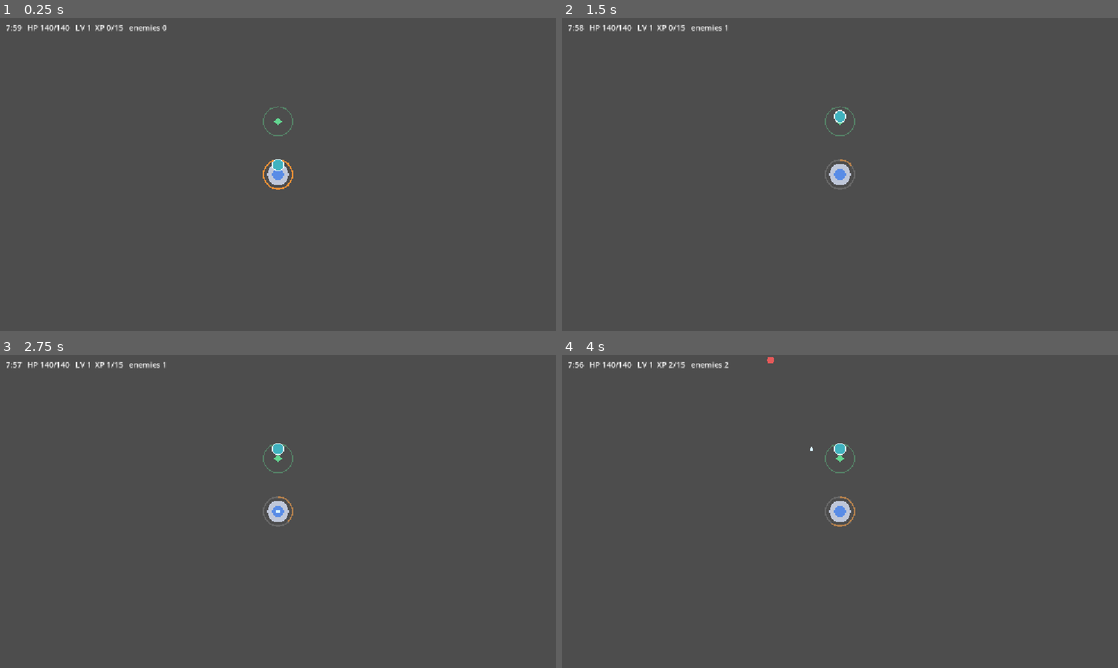
Above: before the commit, frames 1-4 (two rows, left to right).
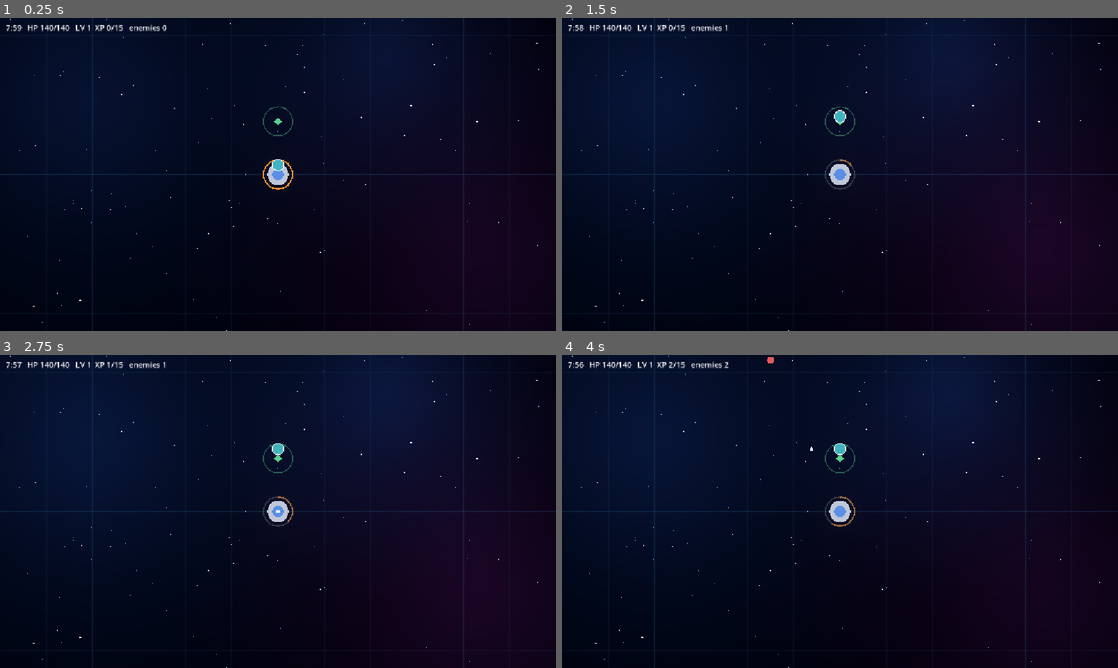
Above: after the commit, the same moments.

Repository: tapiokdev/squadron-concept-game
Game: Godot game, scene res://main.tscn
Same seed, same stepped clock (60 frames per second), same inputs: the game is played once before the commit and once after it.
Inputs (mouse positions are in pixels of both pictures, inside the frame that each line leads up to):
- Up to frame 1 (0.25 s): no input
- Up to frame 2 (1.5 s): tap Enter at 0.5 s; move the mouse to (962, 158) at 0.52 s; click (962, 158) at 0.67 s; drag from (728, 190) to (812, 237) at 1.27 s
- Up to frame 3 (2.75 s): move the mouse to (333, 442) at 2.02 s; click (333, 442) at 2.17 s
- Up to frame 4 (4 s): tap Space at 2.75 s; drag from (812, 574) to (673, 464) at 2.77 s; tap Enter at 3.5 s; move the mouse to (1006, 558) at 3.52 s; click (1006, 558) at 3.67 s

The runs differ from the first frame. In frame 1, 100% of the frame differs, in the area x 0-100%, y 0-100%; in frame 2, 100%; in frame 3, 100%; in frame 4, 100%.

Commit message:
Neon foundation: palette, HDR glow, space backdrop
Phase 6 art pass, chunk 1. No sprites in this project, so the palette is
the art direction: one Palette script every _draw() pulls from, with a
single colour rule (cool blues are yours, warm/magenta is hostile).

Glow is real bloom rather than faked layers — hdr_2d plus a
WorldEnvironment whose background mode is Canvas, so the 2D canvas feeds
the post-process chain. Verified working in the GL Compatibility
renderer. Palette.hot() pushes a colour past the 1.0 bloom threshold.

SpaceBackdrop replaces the flat grey clear colour: nebula wash, seeded
starfield, faint navigation grid anchored on the tower. Kept cheap for
the web budget — stars and grid bake into one draw_multiline per layer,
and the nebula is one gradient texture drawn three times (stacked discs
banded visibly).

Co-Authored-By: Claude Opus 5 <noreply@anthropic.com>

Diff:
--- /dev/null
+++ b/data/fx/neon_env.tres
@@ -0,0 +1,28 @@
+[gd_resource type="Environment" format=3]
+
+; Bloom pass that turns every HDR colour in the game into neon. Background
+; mode is Canvas so the 2D canvas feeds the post-process chain — with any
+; other mode the glow would only see (empty) 3D geometry. Requires
+; rendering/viewport/hdr_2d so Palette.hot() colours can exceed 1.0.
+
+[resource]
+background_mode = 3
+ambient_light_source = 0
+tonemap_mode = 0
+glow_enabled = true
+glow_normalized = false
+glow_intensity = 1.1
+glow_strength = 1.0
+glow_mix = 0.05
+glow_bloom = 0.05
+glow_blend_mode = 1
+glow_hdr_threshold = 1.0
+glow_hdr_scale = 2.0
+glow_hdr_luminance_cap = 12.0
+glow_levels/1 = 0.4
+glow_levels/2 = 0.8
+glow_levels/3 = 1.0
+glow_levels/4 = 0.7
+glow_levels/5 = 0.4
+glow_levels/6 = 0.0
+glow_levels/7 = 0.0
--- a/main.tscn
+++ b/main.tscn
@@ -1,6 +1,7 @@
 [gd_scene format=3 uid="uid://402tbyruoehr"]
 
 [ext_resource type="Script" uid="uid://dle763bunsqa7" path="res://scripts/main.gd" id="1_0xm2m"]
+[ext_resource type="Script" uid="uid://ba5lt2t02a0yo" path="res://scripts/fx/space_backdrop.gd" id="2_dg77c"]
 [ext_resource type="Script" uid="uid://cvs48mwoll5xo" path="res://scripts/enemies/enemy_pool.gd" id="2_h2yge"]
 [ext_resource type="Script" uid="uid://coxiqvlqbfpsk" path="res://scripts/tower.gd" id="3_h2yge"]
 [ext_resource type="Script" uid="uid://blq07ni462w1i" path="res://scripts/enemy_spawner.gd" id="4_1bvp3"]
@@ -9,10 +10,14 @@
 [ext_resource type="Script" uid="uid://cl5gi1cvtvj0w" path="res://scripts/projectile_pool.gd" id="6_272bh"]
 [ext_resource type="Script" uid="uid://cudwacynjo7e2" path="res://scripts/skills/meteor_skill.gd" id="8_5vw27"]
 [ext_resource type="Script" uid="uid://cspf6mhpa34gy" path="res://scripts/summons/summon_squad.gd" id="9_kek77"]
-[ext_resource type="Script" path="res://scripts/level_up_screen.gd" id="10_4c57u"]
+[ext_resource type="Script" uid="uid://cq0dswfdd6141" path="res://scripts/level_up_screen.gd" id="10_4c57u"]
+[ext_resource type="Environment" path="res://data/fx/neon_env.tres" id="12_ycdy4"]
 
 [node name="Main" type="Node2D" unique_id=2138863706]
 script = ExtResource("1_0xm2m")
+
+[node name="Backdrop" type="Node2D" parent="." unique_id=1558765730]
+script = ExtResource("2_dg77c")
 
 [node name="EnemyPool" type="Node2D" parent="." unique_id=1039799151]
 script = ExtResource("2_h2yge")
@@ -48,3 +53,6 @@
 
 [node name="LevelUpScreen" type="CanvasLayer" parent="." unique_id=848426850]
 script = ExtResource("10_4c57u")
+
+[node name="Glow" type="WorldEnvironment" parent="." unique_id=509950377]
+environment = ExtResource("12_ycdy4")
--- a/project.godot
+++ b/project.godot
@@ -37,3 +37,10 @@
 rendering_device/driver.windows="d3d12"
 renderer/rendering_method="gl_compatibility"
 renderer/rendering_method.mobile="gl_compatibility"
+viewport/hdr_2d=true
+environment/defaults/default_clear_color={
+"a": 1.0,
+"b": 0.047,
+"g": 0.024,
+"r": 0.02
+}
--- /dev/null
+++ b/scripts/fx/palette.gd
@@ -0,0 +1,52 @@
+class_name Palette
+extends RefCounted
+
+## Shared colour system for the neon sci-fi art pass. There are no sprites
+## in this project — everything is drawn from primitives — so the palette
+## is the art direction, and every `_draw()` in the game pulls from here.
+##
+## Glow is real HDR bloom (WorldEnvironment in main.tscn), so brightness
+## and glow are the same decision: colours pushed past 1.0 bleed, colours
+## under it stay matte. Use `hot()` for the emissive parts of a shape and
+## leave hulls and outlines below 1.0 so the silhouette survives the bloom.
+
+# --- Space ---------------------------------------------------------------
+const VOID := Color(0.020, 0.024, 0.047)
+## Nebula tints carry their peak alpha; the backdrop divides it per layer.
+const NEBULA_COOL := Color(0.12, 0.26, 0.62, 0.30)
+const NEBULA_WARM := Color(0.38, 0.10, 0.44, 0.26)
+const GRID_MINOR := Color(0.22, 0.52, 0.80, 0.055)
+const GRID_MAJOR := Color(0.28, 0.68, 1.00, 0.10)
+const STAR_FAR := Color(0.42, 0.52, 0.78)
+const STAR_MID := Color(0.72, 0.84, 1.00)
+const STAR_NEAR := Color(1.00, 1.00, 1.00)
+
+# --- Factions ------------------------------------------------------------
+## Cool blues are yours, warm/magenta is hostile — the one colour rule the
+## whole screen obeys, so threat reads at a glance during a swarm.
+const TOWER := Color(0.30, 0.78, 1.00)
+const TOWER_CORE := Color(0.82, 0.97, 1.00)
+const ALLY := Color(0.25, 0.90, 1.00)
+const HOSTILE := Color(1.00, 0.25, 0.50)
+
+# --- Systems -------------------------------------------------------------
+const BOLT := Color(0.55, 0.90, 1.00)
+const PULSE := Color(0.35, 0.80, 1.00)
+const METEOR := Color(1.00, 0.55, 0.15)
+const HEAL := Color(0.40, 1.00, 0.70)
+const DANGER := Color(1.00, 0.28, 0.32)
+const XP := Color(0.65, 0.95, 1.00)
+
+## Hull fill for geometric bodies: dark and slightly transparent so the
+## neon edge carries the shape instead of a flat blob of colour.
+const HULL := Color(0.055, 0.075, 0.125, 0.90)
+
+## Push a colour into HDR so the glow pass picks it up. Roughly: 1.0 sits
+## at the bloom threshold, 2 is a bright filament, 4+ blows out to white.
+static func hot(color: Color, gain: float = 2.0) -> Color:
+	return Color(color.r * gain, color.g * gain, color.b * gain, color.a)
+
+## Same colour at a different opacity — scales the existing alpha rather
+## than replacing it, so a colour's designed transparency is preserved.
+static func fade(color: Color, alpha: float) -> Color:
+	return Color(color.r, color.g, color.b, color.a * alpha)
--- /dev/null
+++ b/scripts/fx/space_backdrop.gd
@@ -0,0 +1,148 @@
+class_name SpaceBackdrop
+extends Node2D
+
+## Deep-space backdrop: a nebula wash, a seeded starfield, and a faint
+## navigation grid under the play area.
+##
+## This covers every pixel on screen on a web build, so it is deliberately
+## cheap: the starfield and grid are baked into one `PackedVector2Array`
+## per layer at load and redrawn as a single `draw_multiline` call each,
+## and the whole backdrop is about 30 primitives. The nebula breathes so
+## the screen never looks like a static wallpaper.
+
+const GRID_SPACING := 96.0
+const GRID_MAJOR_EVERY := 4
+## Fixed seed: the starfield should look authored, not different per run.
+const STAR_SEED := 20260727
+const NEBULA_TEX_SIZE := 256
+
+## Far, mid, near parallax-ish layers — near stars are longer and bloom.
+@export var star_counts := PackedInt32Array([150, 74, 24])
+
+var _size := Vector2.ZERO
+var _star_layers: Array[PackedVector2Array] = []
+var _grid_minor := PackedVector2Array()
+var _grid_major := PackedVector2Array()
+var _clouds: Array[Dictionary] = []
+var _nebula_tex: GradientTexture2D
+var _phase := 0.0
+
+const STAR_COLORS := [Palette.STAR_FAR, Palette.STAR_MID, Palette.STAR_NEAR]
+const STAR_WIDTHS := [1.0, 1.4, 2.0]
+const STAR_LENGTHS := [1.0, 1.5, 2.4]
+
+func _ready() -> void:
+	# Behind every gameplay layer regardless of sibling order.
+	z_index = -100
+	_build_nebula_texture()
+	_rebuild()
+	get_viewport().size_changed.connect(_rebuild)
+
+func _process(delta: float) -> void:
+	_phase += delta
+	queue_redraw()
+
+func _rebuild() -> void:
+	_size = get_viewport_rect().size
+	_build_stars()
+	_build_grid()
+	_build_clouds()
+	queue_redraw()
+
+func _build_stars() -> void:
+	var rng := RandomNumberGenerator.new()
+	rng.seed = STAR_SEED
+	_star_layers.clear()
+	for layer in star_counts.size():
+		# One star = one degenerate-ish segment, so a whole layer is a
+		# single draw call instead of N draw_circle calls.
+		var points := PackedVector2Array()
+		for i in star_counts[layer]:
+			var origin := Vector2(rng.randf() * _size.x, rng.randf() * _size.y)
+			points.append(origin)
+			points.append(origin + Vector2(float(STAR_LENGTHS[layer]), 0.0))
+		_star_layers.append(points)
+
+func _build_grid() -> void:
+	_grid_minor = PackedVector2Array()
+	_grid_major = PackedVector2Array()
+	# Anchor the grid on the screen centre so the mothership sits on an
+	# intersection rather than floating between cells.
+	var center := _size * 0.5
+	var first_x := fmod(center.x, GRID_SPACING)
+	var first_y := fmod(center.y, GRID_SPACING)
+	# Packed arrays are copy-on-write, so the members are appended to
+	# directly rather than through a local alias.
+	var col := int(-center.x / GRID_SPACING)
+	var x := first_x
+	while x <= _size.x:
+		if col % GRID_MAJOR_EVERY == 0:
+			_grid_major.append(Vector2(x, 0.0))
+			_grid_major.append(Vector2(x, _size.y))
+		else:
+			_grid_minor.append(Vector2(x, 0.0))
+			_grid_minor.append(Vector2(x, _size.y))
+		x += GRID_SPACING
+		col += 1
+	var row := int(-center.y / GRID_SPACING)
+	var y := first_y
+	while y <= _size.y:
+		if row % GRID_MAJOR_EVERY == 0:
+			_grid_major.append(Vector2(0.0, y))
+			_grid_major.append(Vector2(_size.x, y))
+		else:
+			_grid_minor.append(Vector2(0.0, y))
+			_grid_minor.append(Vector2(_size.x, y))
+		y += GRID_SPACING
+		row += 1
+
+## One shared radial falloff, tinted per cloud at draw time. Stacking
+## translucent discs was the texture-free option but banded visibly; a
+## 256px gradient is smooth, and it collapses each cloud to one draw call.
+func _build_nebula_texture() -> void:
+	var gradient := Gradient.new()
+	gradient.interpolation_mode = Gradient.GRADIENT_INTERPOLATE_CUBIC
+	gradient.set_color(0, Color(1, 1, 1, 1))
+	gradient.set_color(1, Color(1, 1, 1, 0))
+	gradient.add_point(0.45, Color(1, 1, 1, 0.42))
+	_nebula_tex = GradientTexture2D.new()
+	_nebula_tex.gradient = gradient
+	_nebula_tex.fill = GradientTexture2D.FILL_RADIAL
+	_nebula_tex.fill_from = Vector2(0.5, 0.5)
+	_nebula_tex.fill_to = Vector2(1.0, 0.5)
+	_nebula_tex.width = NEBULA_TEX_SIZE
+	_nebula_tex.height = NEBULA_TEX_SIZE
+
+func _build_clouds() -> void:
+	# Placed proportionally so they survive a resize, and kept off-centre
+	# so the nebula never competes with the action around the tower.
+	_clouds = [
+		{"at": Vector2(0.16, 0.26), "radius": 0.62, "tint": Palette.NEBULA_COOL, "rate": 0.09},
+		{"at": Vector2(0.86, 0.74), "radius": 0.54, "tint": Palette.NEBULA_WARM, "rate": 0.13},
+		{"at": Vector2(0.70, 0.12), "radius": 0.38, "tint": Palette.NEBULA_COOL, "rate": 0.07},
+	]
+
+func _draw() -> void:
+	draw_rect(Rect2(Vector2.ZERO, _size), Palette.VOID)
+	_draw_nebula()
+	if not _grid_minor.is_empty():
+		draw_multiline(_grid_minor, Palette.GRID_MINOR, 1.0)
+	if not _grid_major.is_empty():
+		draw_multiline(_grid_major, Palette.GRID_MAJOR, 1.0)
+	for layer in _star_layers.size():
+		var color: Color = STAR_COLORS[layer]
+		# Only the nearest layer is bright enough to bloom.
+		if layer == _star_layers.size() - 1:
+			color = Palette.hot(color, 1.5)
+		draw_multiline(_star_layers[layer], color, float(STAR_WIDTHS[layer]))
+
+func _draw_nebula() -> void:
+	if _nebula_tex == null:
+		return
+	var span := maxf(_size.x, _size.y)
+	for cloud in _clouds:
+		var center: Vector2 = cloud.at * _size
+		var radius: float = cloud.radius * span
+		var breath: float = 0.78 + 0.22 * sin(_phase * cloud.rate * TAU)
+		var rect := Rect2(center - Vector2(radius, radius), Vector2(radius, radius) * 2.0)
+		draw_texture_rect(_nebula_tex, rect, false, Palette.fade(cloud.tint, breath))
Not shown, added: scripts/fx/palette.gd.uid
Not shown, added: scripts/fx/space_backdrop.gd.uid
